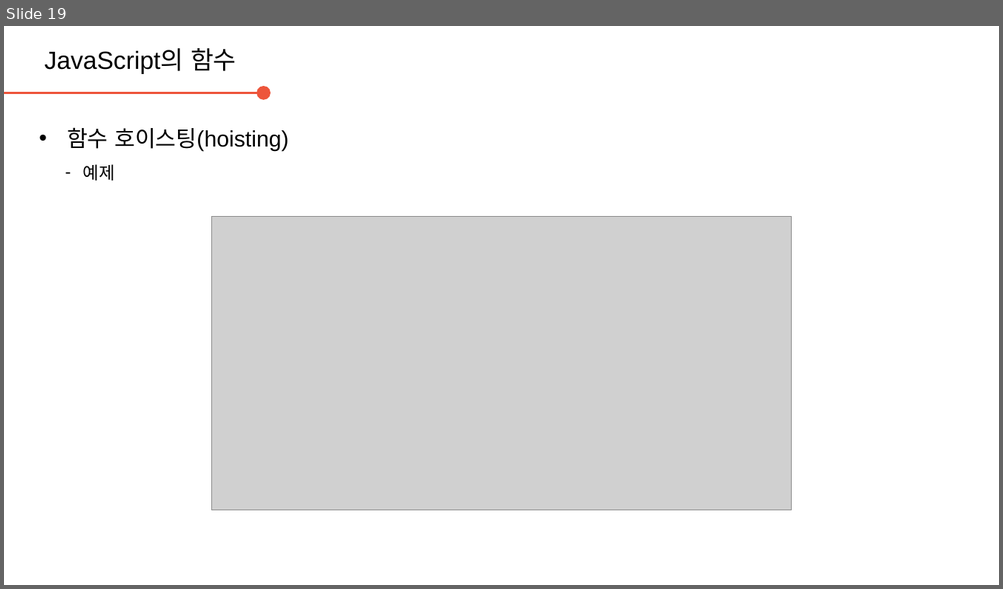
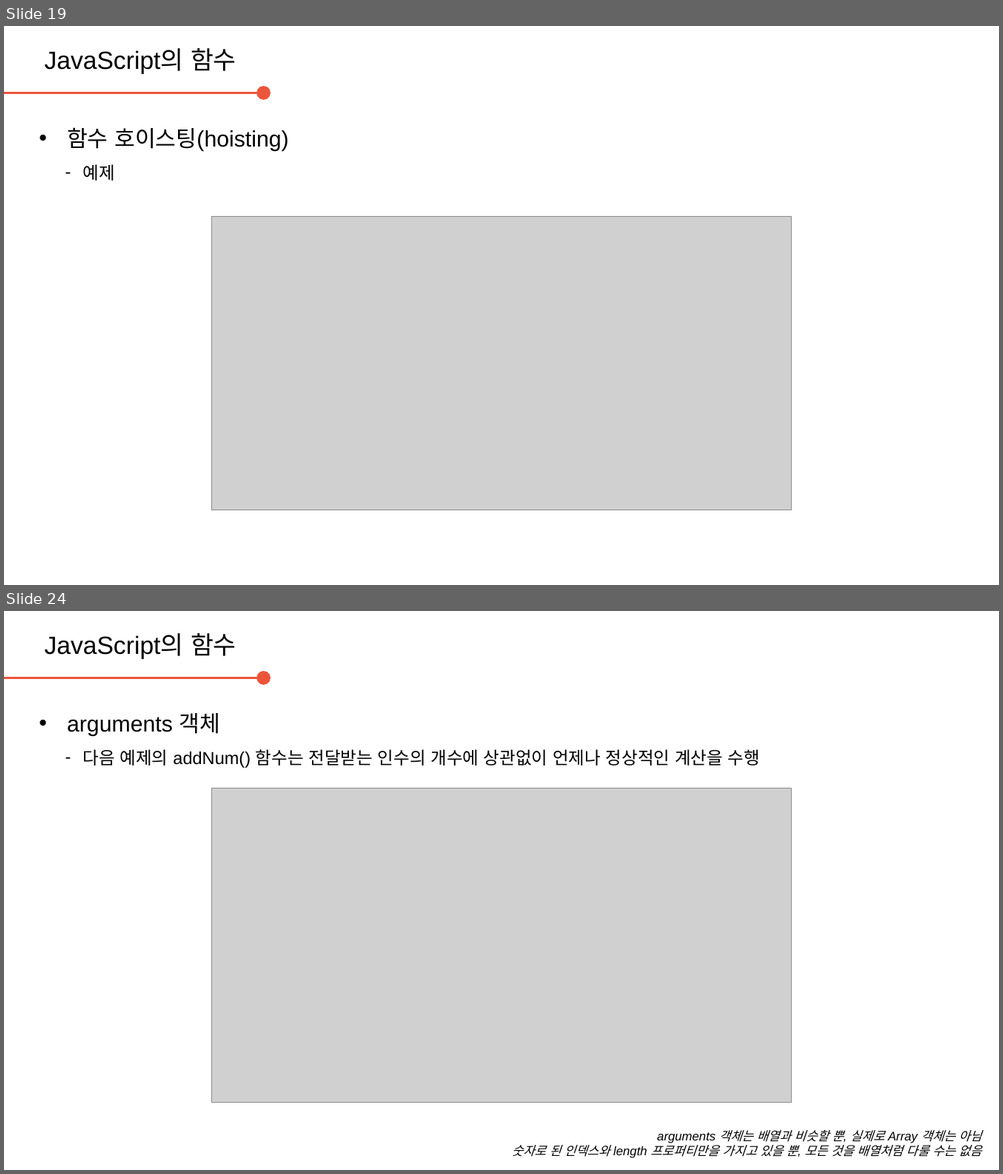
Before and after one commit to daegukdo/GCWM, a slide deck: 35/200901_JavaScript_function.pptx. Shown one above the other, each under a label of ours: slide 19 before the commit, slides 19 and 24 after it; the slides between them are not shown. The pictures are 1003x589 and 1003x1174 pixels, drawn with LibreOffice and Linux fonts; fonts in the diff are those of the drawing; grey boxes stand for pictures; background and template pictures are left out. Boxes give left, top, right and bottom in pixels: in the first picture for what was removed or moved away, otherwise in the second. Text is boxed around its words. In the diff, an @@ line names an element or a change of style, - is before the commit and + after.

Commit message:
get coding with me  - edit JavaScript resource (function)

```diff
--- a/35/200901_JavaScript_function.pptx
+++ b/35/200901_JavaScript_function.pptx
@@ slide 24 added at box(4, 611, 999, 1170), background #FFFFFF @@
@@ text added at box(45, 633, 236, 659), 20 pt, text #000000 @@
+JavaScript의 함수
@@ arrow added from (4, 678) to (264, 678), #ED553B 2.25 pt @@
@@ text added at box(67, 713, 760, 768), 14 pt, text #000000 @@
+• arguments 객체
+  – 다음 예제의 addNum() 함수는 전달받는 인수의 개수에 상관없이 언제나 정상적인 계산을 수행
@@ picture added at box(212, 789, 792, 1102) @@
@@ text added at box(512, 1130, 982, 1159), 10 pt, text #000000, italic @@
+arguments 객체는 배열과 비슷할 뿐, 실제로 Array 객체는 아님
+숫자로 된 인덱스와 length 프로퍼티만을 가지고 있을 뿐, 모든 것을 배열처럼 다룰 수는 없음
```
Also in this commit, not shown: 15 other slides added, 2 slides removed, 1 other file.
